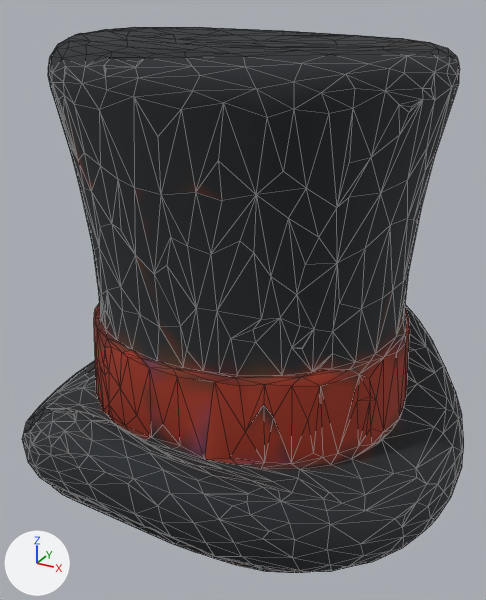
Renders of the glTF model public/models/hat-top.glb from each side of a commit.
The view is the same before and after, from a camera (50 mm lens) standing at (0.601, -1.128, 0.486) and looking at (-0.002, -0.032, -0.062). Every picture has the same lights, and +X, +Y and +Z are marked at lower left. The older version comes first. Mesh edges are drawn as thin lines. Where no turn or scale is listed for an object, it has been applied to the vertices. Vertices at exactly the same position are counted once.

The scene before the commit, as lines of its bpy script (objects in view):
```python
me_tripo_mesh_919c35c9_e118_43e2_b817_4f0f212334aa = bpy.data.meshes.new('tripo_mesh_919c35c9-e118-43e2-b817-4f0f212334aa')
me_tripo_mesh_919c35c9_e118_43e2_b817_4f0f212334aa.from_pydata(...)  # 1429 vertices, 2853 faces; spans x -0.454..0.454, y -0.5..0.5, z -0.446..0.446
me_tripo_mesh_919c35c9_e118_43e2_b817_4f0f212334aa.materials.append(mat_tripo_material_919c35c9_e118_43e2_b817_4f0f212334aa)  # picture img_color_919c35c9_e118_43e2_b817_4f0f212334aa
ob_tripo_node_919c35c9_e118_43e2_b817_4f0f212334aa = bpy.data.objects.new('tripo_node_919c35c9-e118-43e2-b817-4f0f212334aa', me_tripo_mesh_919c35c9_e118_43e2_b817_4f0f212334aa)
ob_tripo_node_919c35c9_e118_43e2_b817_4f0f212334aa.location = (0.0, 0.0, 0.0)
```
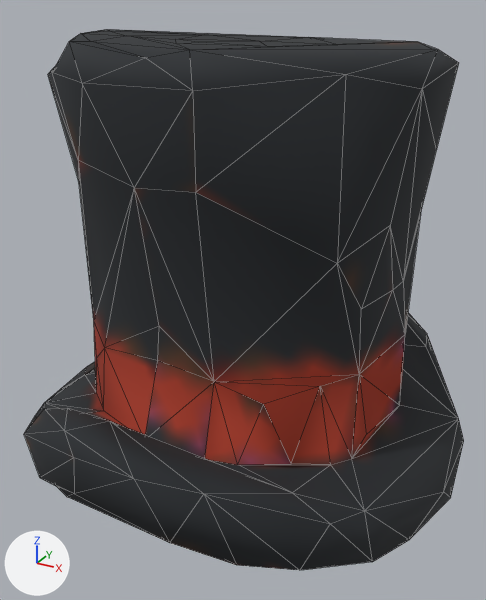
Where the newer file only moved an object's origin or applied its transform, the numbers keep the older frame.

Where the change shows, as pixel boxes [x1, y1, x2, y2] in the pictures (486 x 600 px):
'tripo_node_919c35c9-e118-43e2-b817-4f0f212334aa', reshaped: before [22, 27, 464, 573]; after [24, 29, 464, 570]
part 1 of me_tripo_mesh_919c35c9_e118_43e2_b817_4f0f212334aa, cut back: before [22, 27, 464, 573]

What changed in the scene script:
```text
Change me_tripo_mesh_919c35c9_e118_43e2_b817_4f0f212334aa:
    used by ob_tripo_node_919c35c9_e118_43e2_b817_4f0f212334aa; location = (0.0, 0.0, 0.0)
    remove me_tripo_mesh_919c35c9_e118_43e2_b817_4f0f212334aa.from_pydata(...)  # 1429 vertices, 2853 faces; spans x -0.454..0.454, y -0.5..0.5, z -0.446..0.446
    add me_tripo_mesh_919c35c9_e118_43e2_b817_4f0f212334aa.from_pydata(...)  # 192 vertices, 380 faces; spans x -0.454..0.449, y -0.491..0.493, z -0.443..0.444
    me_tripo_mesh_919c35c9_e118_43e2_b817_4f0f212334aa part 1: 1 vertex moved within x -0.408, y 0.184, z -0.32; 1236 vertices removed from x -0.453..0.454, y -0.5..0.5, z -0.446..0.446
    other edits to the shape of me_tripo_mesh_919c35c9_e118_43e2_b817_4f0f212334aa do not show in these pictures
```
